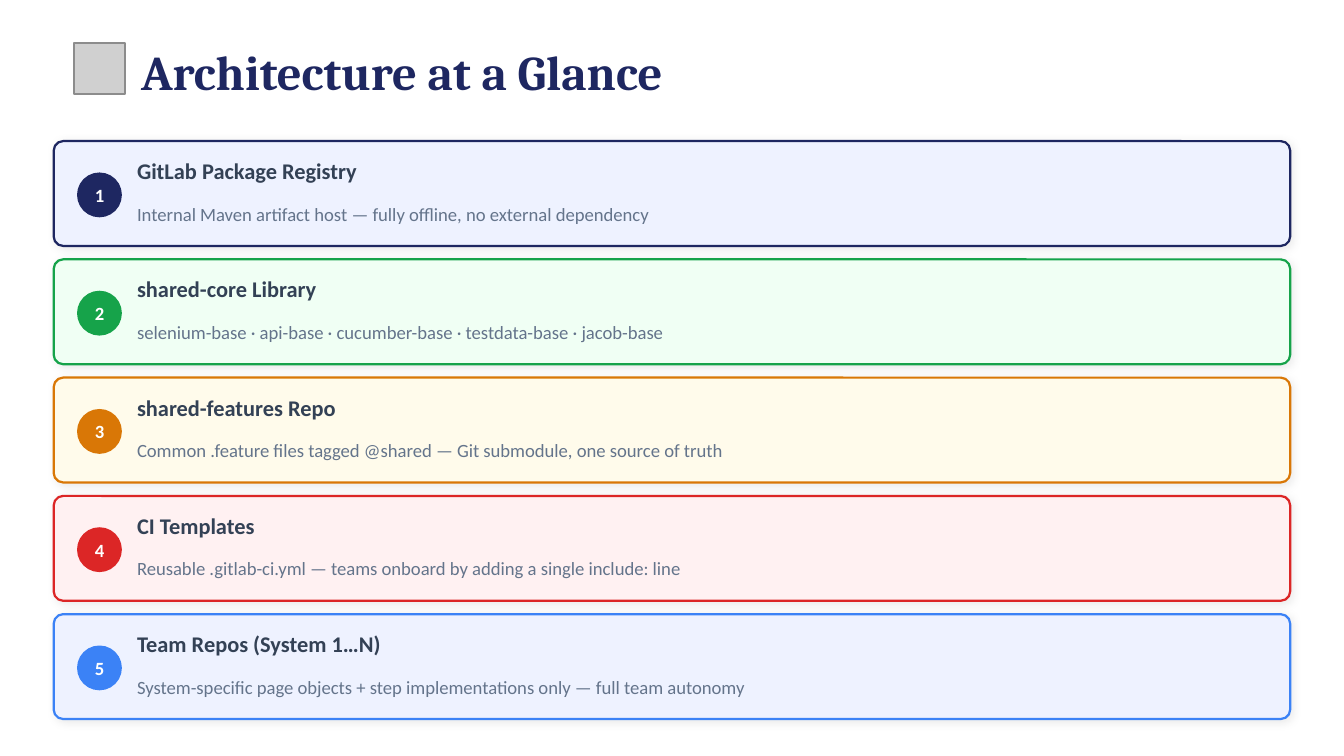
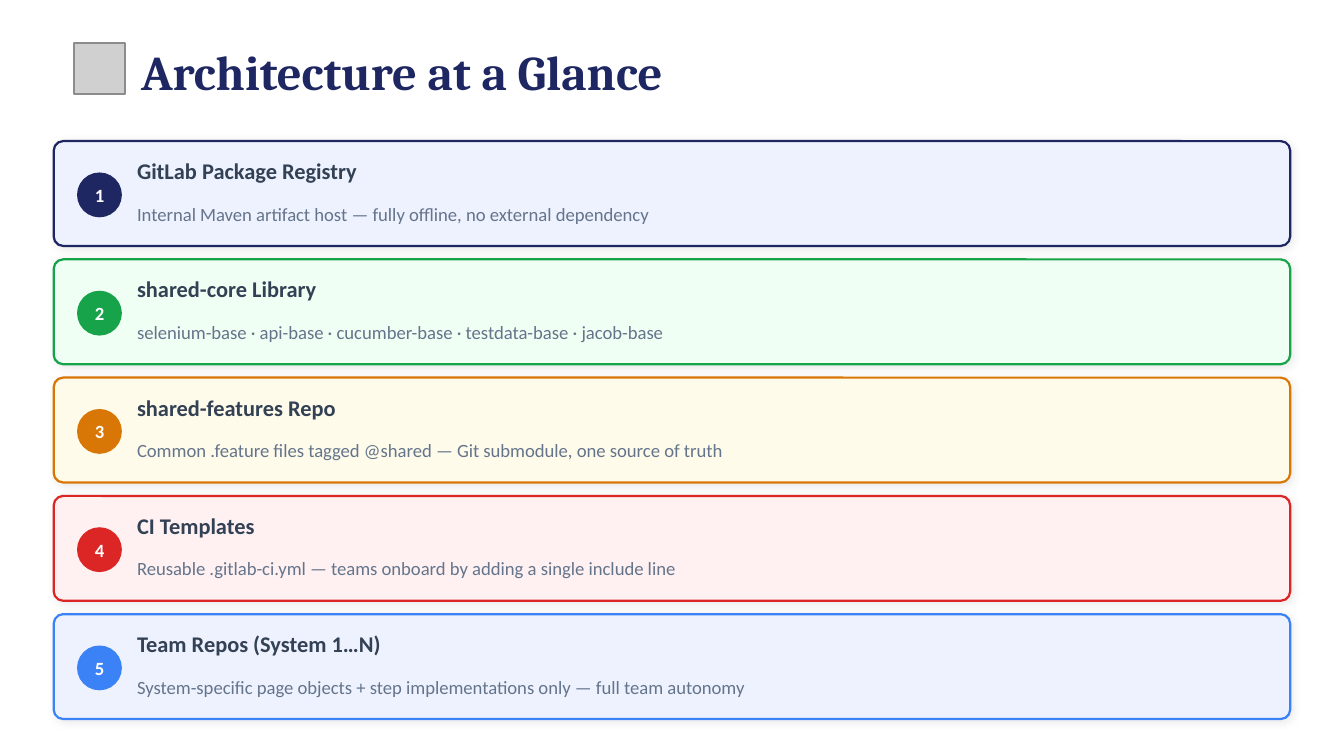
Before and after one commit to achaljoshi/shared-automation-repo, a slide deck: slide 4 of shared-automation-framework-presentation.pptx. Drawn at 1344x756 pixels with LibreOffice and Linux fonts; fonts in the diff are those of the drawing; grey boxes stand for pictures. Boxes give left, top, right and bottom in pixels: in the first picture for what was removed or moved away, otherwise in the second. Text is boxed around its words. In the diff, an @@ line names an element or a change of style, - is before the commit and + after.

```diff
--- a/shared-automation-framework-presentation.pptx
+++ b/shared-automation-framework-presentation.pptx
@@ text at (x1=137, y1=562, x2=676, y2=578): text changed @@
-Reusable .gitlab-ci.yml — teams onboard by adding a single include: line
+Reusable .gitlab-ci.yml — teams onboard by adding a single include line
```
Also in this commit, not shown: 2 other slides changed, 3 slides added, 1 slide removed.
